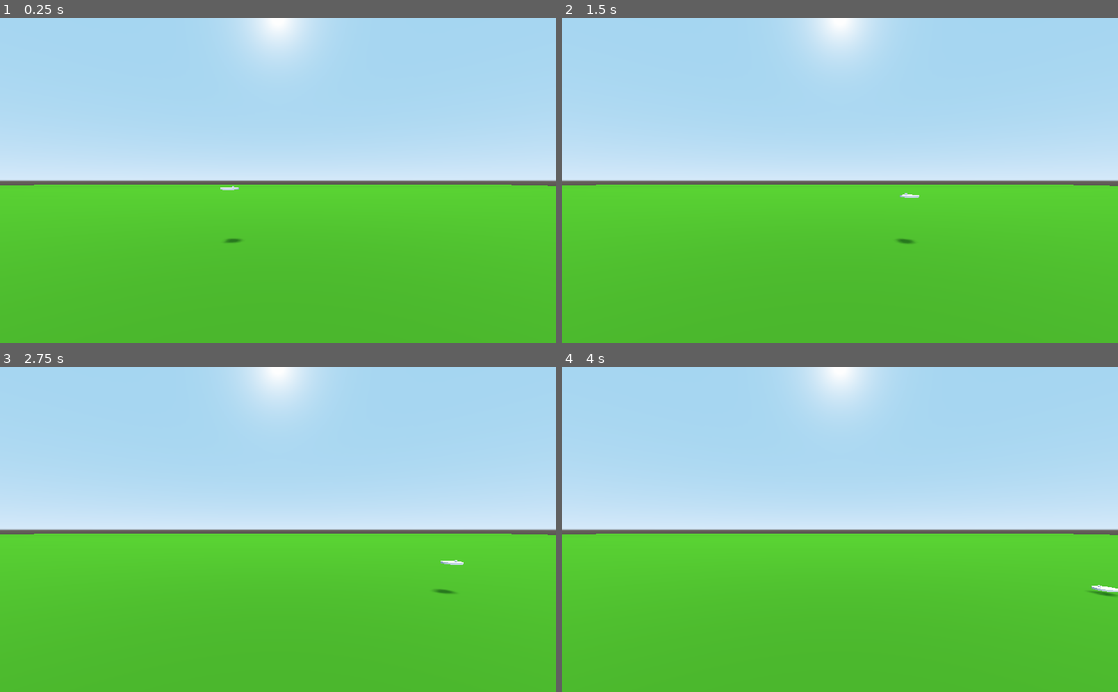
Above: before the commit, frames 1-4 (two rows, left to right).
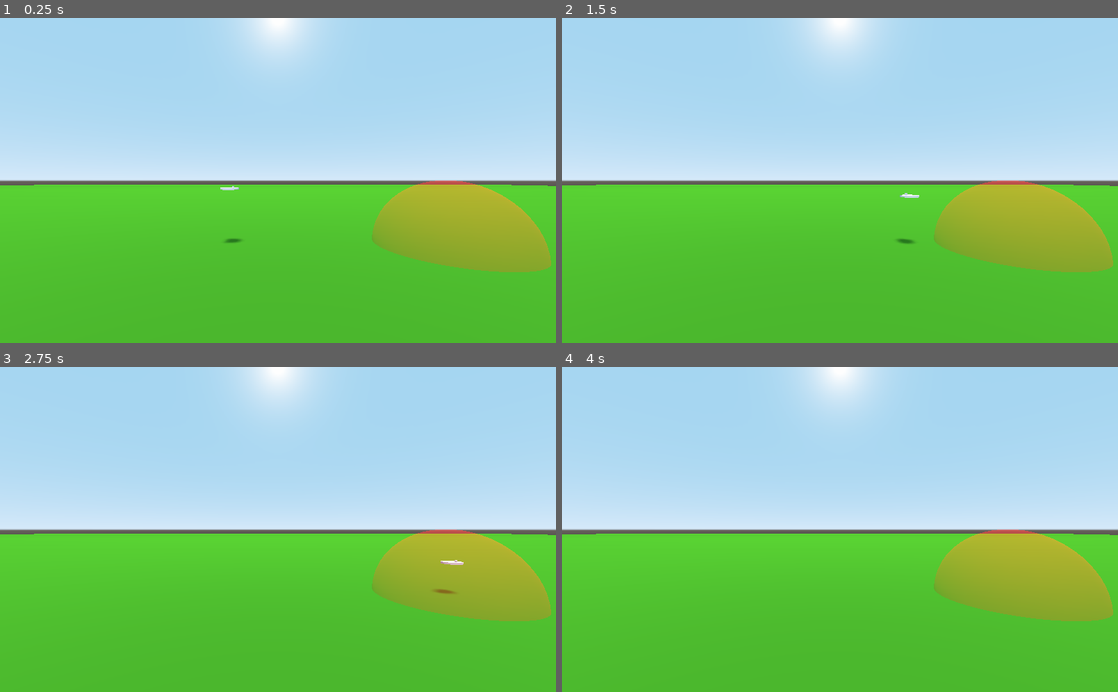
Above: after the commit, the same moments.

Repository: TheZoq2/the-frisbee-in-the-middle
Game: Godot game, scene res://scenes/frisbee_test.tscn
Same seed, same stepped clock (60 frames per second), same inputs: the game is played once before the commit and once after it.
Inputs (mouse positions are in pixels of both pictures, inside the frame that each line leads up to):
- Up to frame 1 (0.25 s): no input
- Up to frame 2 (1.5 s): move the mouse to (962, 164) at 0.52 s; hold D (Move_Right) 0.53-1.28 s; hold Shift (L_Shift) 0.53-1.28 s; tap Space (Jump) at 0.77 s; move the mouse to (728, 196) at 1.27 s; hold S (Move_Backwards) from 1.28 s (still down); tap Mouse wheel down (Scroll_Down) at 1.35 s
- Up to frame 3 (2.75 s): tap Space (Jump) at 1.52 s; move the mouse to (333, 458) at 2.02 s; release S (Move_Backwards) at 2.03 s; hold D (Move_Right) from 2.03 s (still down); hold Mouse wheel up (Scroll_Up) from 2.03 s (still down)
- Up to frame 4 (4 s): move the mouse to (812, 594) at 2.77 s; release D (Move_Right) at 2.78 s; release Mouse wheel up (Scroll_Up) at 2.78 s; hold W (Move_Forward) 2.78-3.53 s; tap Shift (L_Shift) at 2.85 s; tap Space (Jump) at 3.02, 3.77 s; move the mouse to (1006, 578) at 3.52 s; hold A (Move_Left) from 3.53 s (still down); hold Mouse wheel down (Scroll_Down) from 3.53 s (still down)

The runs differ from the first frame. In frame 1, 6.7% of the frame differs, in the area x 66-100%, y 50-79%; in frame 2, 6.7%; in frame 3, 6.7%; in frame 4, 6.7%.

Commit message:
Add area that catches contained frisbee on SPACE

Diff:
--- a/project.godot
+++ b/project.godot
@@ -14,6 +14,16 @@
 "language": "GDScript",
 "path": "res://script_templates/base_fsm_state.gd"
 }, {
+"base": "Area",
+"class": "Catcher",
+"language": "GDScript",
+"path": "res://scenes/catcher.gd"
+}, {
+"base": "RigidBody",
+"class": "Frisbee",
+"language": "GDScript",
+"path": "res://scenes/frisbee.gd"
+}, {
 "base": "KinematicBody",
 "class": "Player",
 "language": "GDScript",
@@ -21,6 +31,8 @@
 } ]
 _global_script_class_icons={
 "Base_FSM_State": "",
+"Catcher": "",
+"Frisbee": "",
 "Player": ""
 }
 
@@ -77,6 +89,11 @@
 "events": [ Object(InputEventMouseButton,"resource_local_to_scene":false,"resource_name":"","device":0,"alt":false,"shi …(212 unchanged characters)…
  ]
 }
+catch={
+"deadzone": 0.5,
+"events": [ Object(InputEventKey,"resource_local_to_scene":false,"resource_name":"","device":0,"alt":false,"shift":false,"control":false,"meta":false,"command":false,"pressed":false,"scancode":32,"unicode":0,"echo":false,"script":null)
+ ]
+}
 
 [rendering]
 
--- /dev/null
+++ b/scenes/catcher.gd
@@ -0,0 +1,19 @@
+extends Area
+class_name Catcher
+
+signal frisbee_caught
+
+func _process(_delta):
+	var closest_frisbee: Frisbee = null
+	var closest_distance: float;
+	for body in get_overlapping_bodies():
+		if body is Frisbee:
+			var distance: float = self.global_transform.origin.distance_to(
+				body.global_transform.origin)
+			if closest_frisbee == null or distance < closest_distance:
+				closest_frisbee = body
+				closest_distance = distance
+	if closest_frisbee != null:
+		if Input.is_action_pressed("catch"):
+			closest_frisbee.queue_free()
+			emit_signal("frisbee_caught")
--- /dev/null
+++ b/scenes/catcher.tscn
@@ -0,0 +1,23 @@
+[gd_scene load_steps=5 format=2]
+
+[ext_resource path="res://scenes/catcher.gd" type="Script" id=1]
+
+[sub_resource type="SphereShape" id=1]
+radius = 2.02987
+
+[sub_resource type="SphereMesh" id=2]
+
+[sub_resource type="SpatialMaterial" id=3]
+flags_transparent = true
+albedo_color = Color( 1, 0, 0, 0.278431 )
+
+[node name="Catcher" type="Area"]
+script = ExtResource( 1 )
+
+[node name="CollisionShape" type="CollisionShape" parent="."]
+shape = SubResource( 1 )
+
+[node name="MeshInstance" type="MeshInstance" parent="."]
+transform = Transform( 2, 0, 0, 0, 2, 0, 0, 0, 2, 0, 0, 0 )
+mesh = SubResource( 2 )
+material/0 = SubResource( 3 )
--- a/scenes/frisbee.gd
+++ b/scenes/frisbee.gd
@@ -1,4 +1,5 @@
 extends RigidBody
+class_name Frisbee
 
 
 # Declare member variables here. Examples:
--- a/scenes/frisbee_test.tscn
+++ b/scenes/frisbee_test.tscn
@@ -1,6 +1,7 @@
-[gd_scene load_steps=5 format=2]
+[gd_scene load_steps=6 format=2]
 
 [ext_resource path="res://scenes/frisbee.tscn" type="PackedScene" id=1]
+[ext_resource path="res://scenes/catcher.tscn" type="PackedScene" id=2]
 
 [sub_resource type="BoxShape" id=1]
 
@@ -30,3 +31,6 @@
 [node name="DirectionalLight" type="DirectionalLight" parent="."]
 transform = Transform( 1, 0, 0, 0, 0.299524, 0.954089, 0, -0.954089, 0.299524, 0, 82, 66 )
 shadow_enabled = true
+
+[node name="Catcher" parent="." instance=ExtResource( 2 )]
+transform = Transform( 1, 0, 0, 0, 1, 0, 0, 0, 1, 7, 0, 0 )
